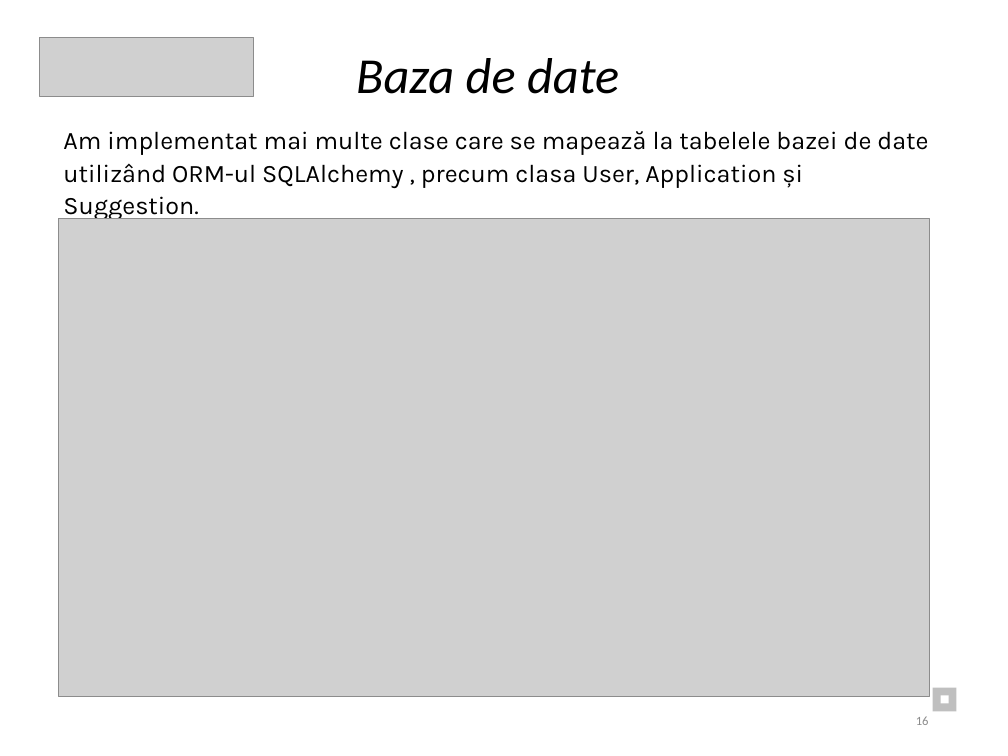
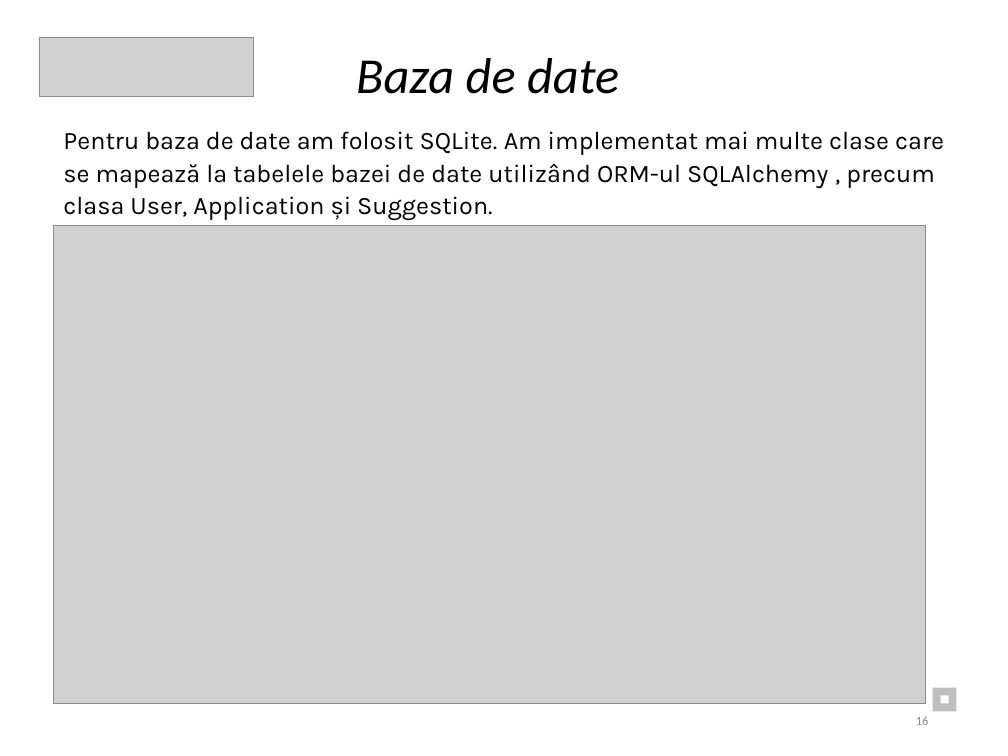
Before and after one commit to Eduard2609/TeaPython_ISW, a slide deck: slide 16 of Documentatie/Documentație_ PPT.pptx. Drawn at 1008x756 pixels with LibreOffice and Linux fonts; fonts in the diff are those of the drawing; grey boxes stand for pictures. Boxes give left, top, right and bottom in pixels: in the first picture for what was removed or moved away, otherwise in the second. Text is boxed around its words. In the diff, an @@ line names an element or a change of style, - is before the commit and + after.

```diff
--- a/Documentatie/Documentație_ PPT.pptx
+++ b/Documentatie/Documentație_ PPT.pptx
@@ text at (63, 131, 944, 220): text changed @@
-Am implementat mai multe clase care se mapează la tabelele bazei de date utilizând ORM-ul SQLAlchemy , precum clasa User, Application și Suggestion.
+Pentru baza de date am folosit SQLite. Am implementat mai multe clase care se mapează la tabelele bazei de date utilizând ORM-ul SQLAlchemy , precum clasa User, Application și Suggestion.
@@ picture: place and size @@
-picture at (58, 219, 930, 697)
+picture at (53, 226, 925, 704)
```
Also in this commit, not shown: 3 other slides changed, 1 other file.
